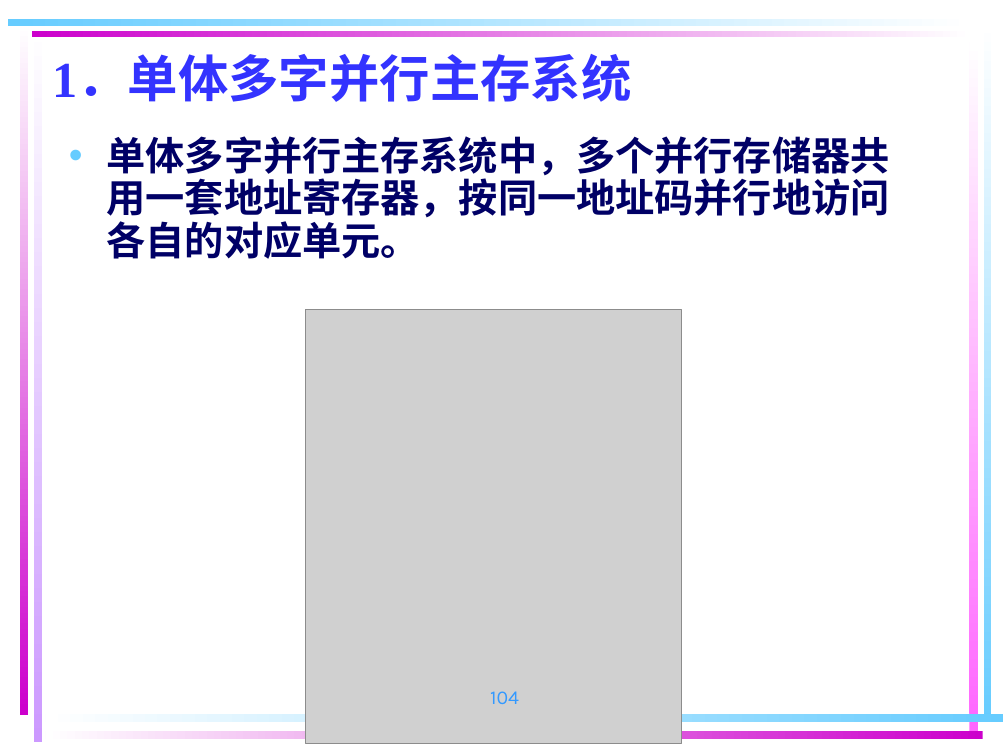
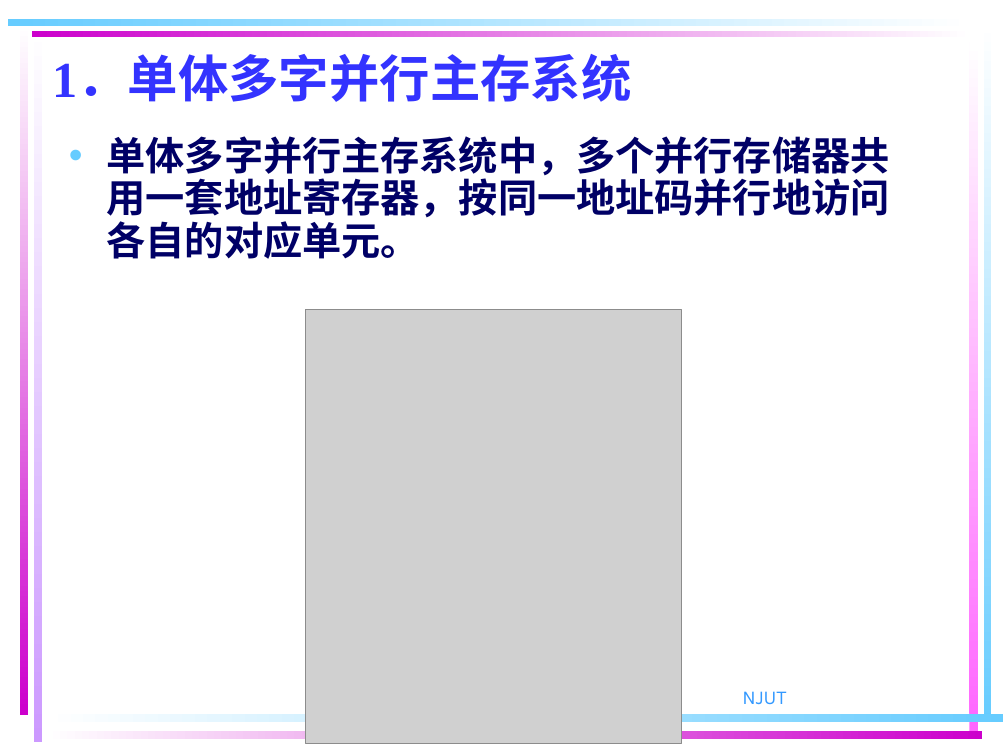
Before and after one commit to ZJWang9928/Own-Notes, a slide deck: slide 104 of 计算机组成原理课件/第 4 章 存储器系统(18版）new.ppt. Drawn at 1008x756 pixels with LibreOffice and Linux fonts; fonts in the diff are those of the drawing; grey boxes stand for pictures. Boxes give left, top, right and bottom in pixels: in the first picture for what was removed or moved away, otherwise in the second. Text is boxed around its words. In the diff, an @@ line names an element or a change of style, - is before the commit and + after.

```diff
--- a/计算机组成原理课件/第 4 章 存储器系统(18版）new.ppt
+++ b/计算机组成原理课件/第 4 章 存储器系统(18版）new.ppt
@@ page number removed at [490,691,519,704] @@
-104
@@ text added at [742,691,786,704], 14 pt, text #3399FF @@
+NJUT
```
Also in this commit, not shown: 129 other slides changed, 6 slides added, 6 slides removed, 1 other file.
